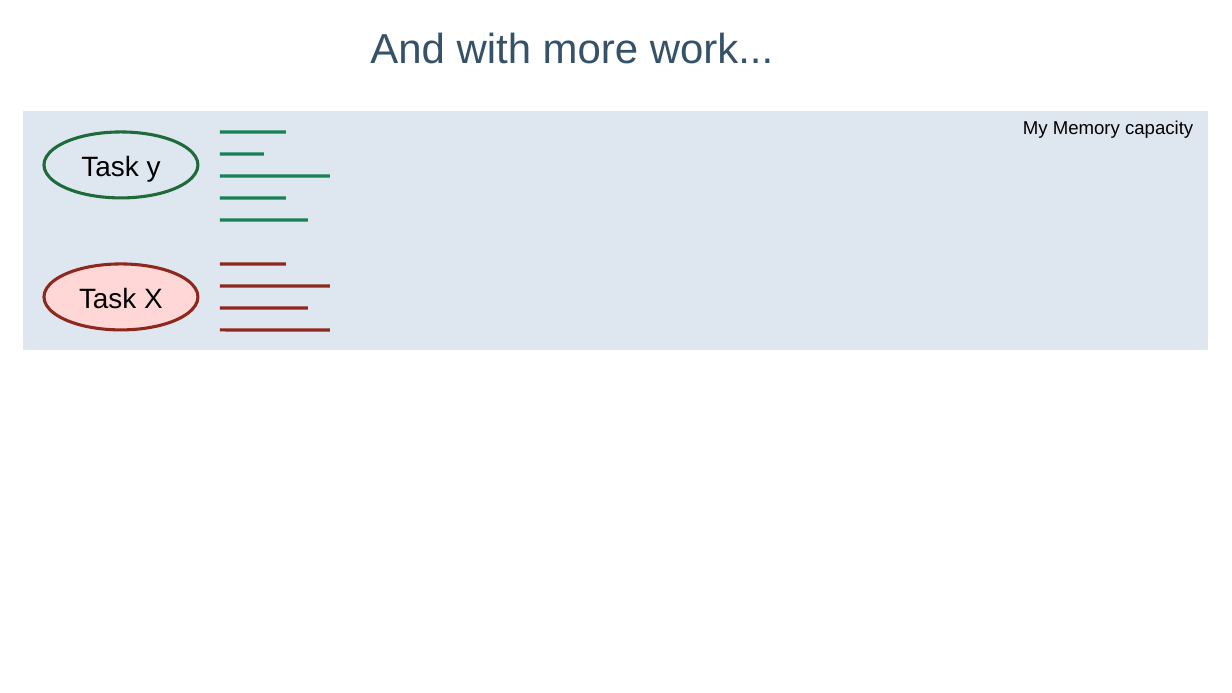
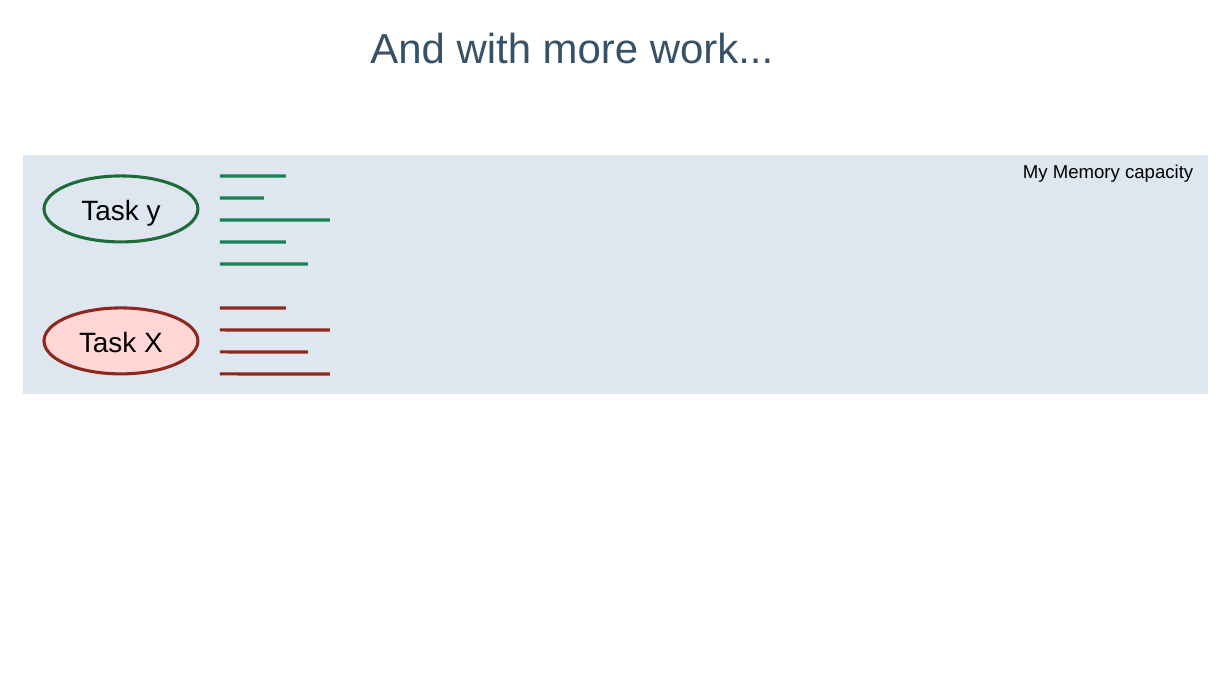
Before and after one commit to lelanthran/frame, a slide deck: slide 11 of docs/FrameIntroduction.odp. Drawn at 1232x693 pixels with LibreOffice and Linux fonts; fonts in the diff are those of the drawing; background and template pictures are left out. Boxes give left, top, right and bottom in pixels: in the first picture for what was removed or moved away, otherwise in the second. Text is boxed around its words. In the diff, an @@ line names an element or a change of style, - is before the commit and + after.

```diff
--- a/docs/FrameIntroduction.odp
+++ b/docs/FrameIntroduction.odp
@@ line removed from (220, 132) to (286, 132) @@
@@ 2 ellipses, 1 text, 1 line, 1 rectangle: place and size @@
-2 ellipses, 1 text, 1 line, 1 rectangle at <box>22,110,1211,352</box>
+2 ellipses, 1 text, 1 line, 1 rectangle at <box>22,154,1211,397</box>
@@ line moved from (220, 198) - (286, 198) to (220, 176) - (286, 176) @@
@@ line moved from (220, 220) - (309, 220) to (220, 220) - (330, 220) @@
@@ line moved from (220, 264) - (286, 264) to (220, 243) - (286, 243) @@
@@ line (220, 243) - (286, 243): stroke #8D281E 1.98 pt to #168253 1.98 pt @@
@@ line moved from (220, 176) - (330, 176) to (220, 264) - (309, 264) @@
@@ line moved from (220, 309) - (309, 309) to (220, 309) - (286, 309) @@
@@ line added from (220, 352) to (309, 352), #8D281E 1.98 pt @@
@@ line moved from (220, 286) - (330, 286) to (220, 375) - (330, 375) @@
```
Also in this commit, not shown: 20 other slides changed, 1 other file.
